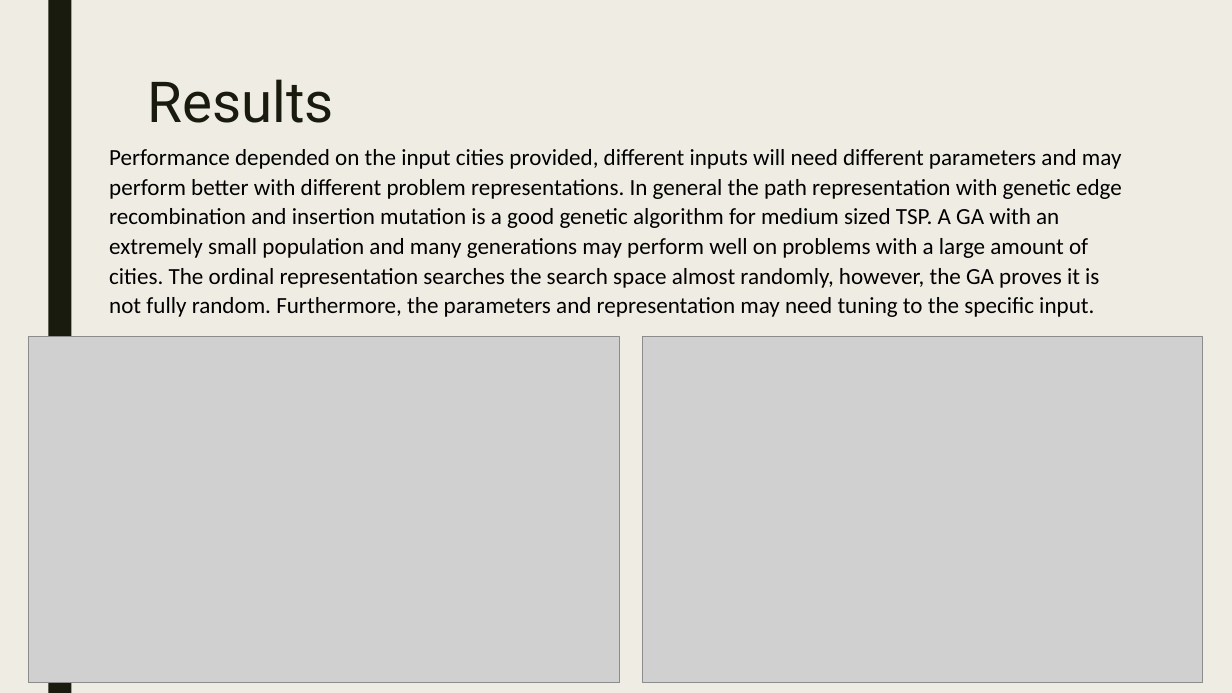
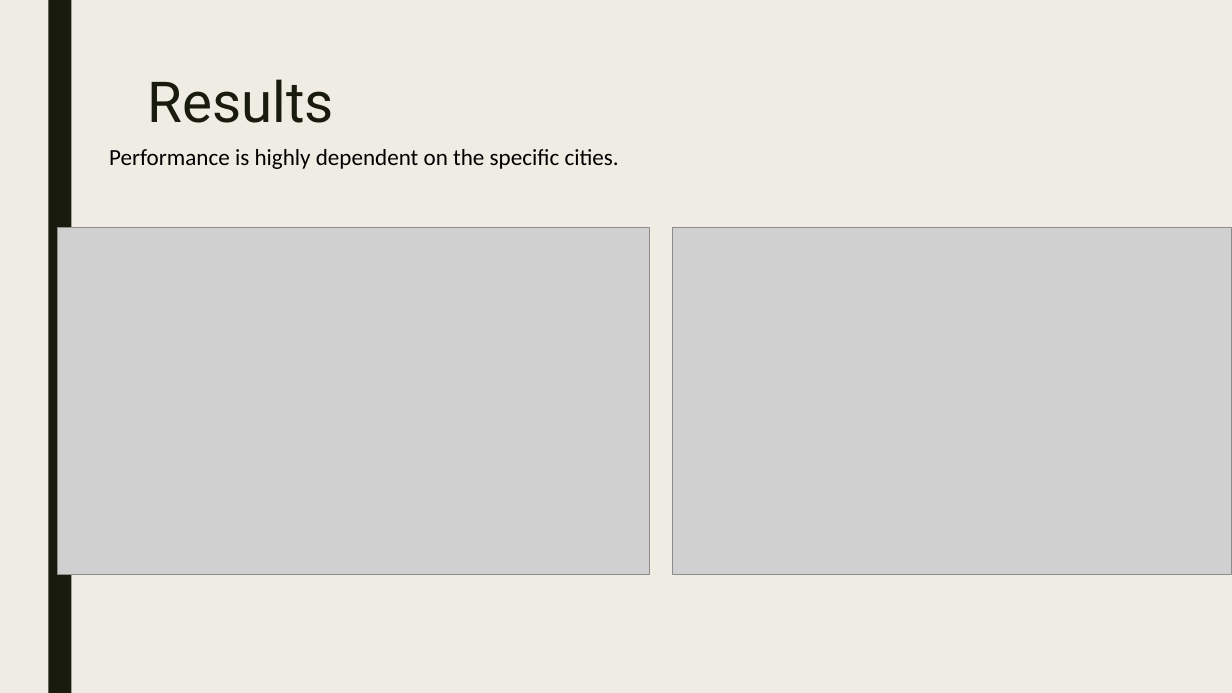
Before and after one commit to trevinofernando/TSP_GeneticAlgorithm, a slide deck: slide 7 of Presentation_Homework_2.pptx. Drawn at 1232x693 pixels with LibreOffice and Linux fonts; fonts in the diff are those of the drawing; grey boxes stand for pictures. Boxes give left, top, right and bottom in pixels: in the first picture for what was removed or moved away, otherwise in the second. Text is boxed around its words. In the diff, an @@ line names an element or a change of style, - is before the commit and + after.

Commit message:
final presentation

```diff
--- a/Presentation_Homework_2.pptx
+++ b/Presentation_Homework_2.pptx
@@ text at bbox=[109, 149, 619, 169]: text changed @@
-Performance depended on the input cities provided, different inputs will need different parameters and may perform better with different problem representations. In general the path representation with genetic edge recombination and insertion mutation is a good genetic algorithm for medium sized TSP. A GA with an extremely small population and many generations may perform well on problems with a large amount of cities. The ordinal representation searches the search space almost randomly, however, the GA proves it is not fully random. Furthermore, the parameters and representation may need tuning to the specific input.
+Performance is highly dependent on the specific cities.
@@ picture: place and size @@
-picture at bbox=[29, 336, 620, 683]
+picture at bbox=[57, 227, 649, 574]
@@ picture: place and size @@
-picture at bbox=[643, 336, 1203, 683]
+picture at bbox=[673, 227, 1232, 574]
```
Also in this commit, not shown: 1 other slide changed.
